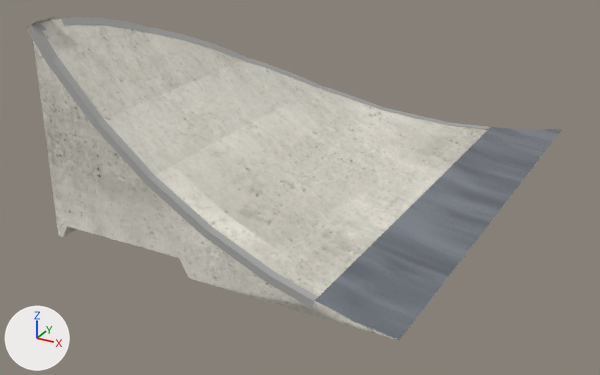
The glTF model public/katalog/modelle/cross-ramp-98l.gltf as it was, and as the next commit left it.
Camera for both pictures: a camera (50 mm lens) standing at (1.68, -3.58, 1.66) and looking at (-0.12, -0.31, 0.03). Arrows for +X, +Y and +Z are at lower left; the lights stay in place. The first picture is the older version. Vertices at exactly the same position are counted once.

The scene before the commit, as lines of its bpy script (objects in view):
```python
ob_sk1227_cross_ramp__98l_001 = bpy.data.objects.new('SK1227_Cross-Ramp-_98L.001', me_sk1227_cross_ramp__98l_001)
ob_sk1227_cross_ramp__98l_001.location = (0.0, 0.0, 0.0)
```
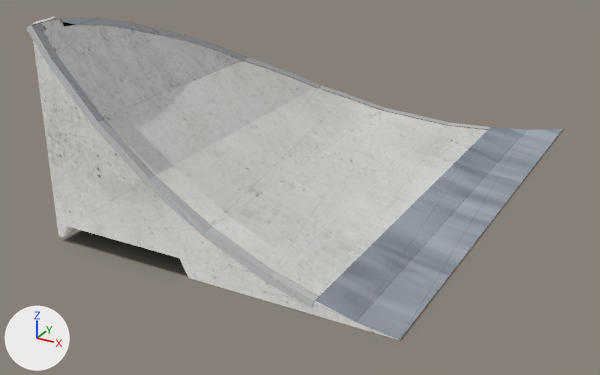
Where the change shows, as pixel boxes (x1, y1, x2, y2) in the pictures (600 x 375 px; the box of a moved part takes in the faces that stretch with it):
'SK1227_Cross-Ramp-_98L.001', surface changed
    both: (27, 16, 563, 340)
'Schatten', added
    after: (64, 130, 563, 340)
part 1 of me_sk1227_cross_ramp__98l_001, moved or reshaped
    both: (32, 17, 151, 59)
part 2 of me_sk1227_cross_ramp__98l_001, surface changed
    both: (29, 16, 399, 340)

What changed in the scene script:
```text
Add img_cross_ramp_98l_licht:
    img_cross_ramp_98l_licht = load_image('cross-ramp-98l_licht', 'texturen/cross-ramp-98l_licht.jpg', 2048, 2048, 'sRGB')
Add img_cross_ramp_98l_schatten:
    img_cross_ramp_98l_schatten = load_image('cross-ramp-98l_schatten', 'texturen/cross-ramp-98l_schatten.png', 202, 317, 'sRGB')
Change mat_beton_web_046:
    remove # nodes: BsdfPrincipled, NormalMap, OutputMaterial, TexImage x2, UVMap x2
    remove # uses the picture img_cross_ramp_98l_farbe
    remove # uses the picture img_cross_ramp_98l_normal
    nodes: BsdfTransparent, Emission, LightPath, MixShader, OutputMaterial, TexImage, UVMap
    uses the picture img_cross_ramp_98l_licht
Change mat_stahl_web_032:
    remove # nodes: BsdfPrincipled, NormalMap, OutputMaterial, TexImage x2, UVMap x2
    remove # uses the picture img_cross_ramp_98l_farbe
    remove # uses the picture img_cross_ramp_98l_normal
    nodes: BsdfTransparent, Emission, LightPath, MixShader, OutputMaterial, TexImage, UVMap
    uses the picture img_cross_ramp_98l_licht
Change mat_kantenwinkel_web_031:
    remove # nodes: BsdfPrincipled, NormalMap, OutputMaterial, TexImage x2, UVMap x2
    remove # uses the picture img_cross_ramp_98l_farbe
    remove # uses the picture img_cross_ramp_98l_normal
    nodes: BsdfTransparent, Emission, LightPath, MixShader, OutputMaterial, TexImage, UVMap
    uses the picture img_cross_ramp_98l_licht
Add mat_schatten_040:
    mat_schatten_040 = bpy.data.materials.new('Schatten.040')
    # uses the picture img_cross_ramp_98l_schatten
Change me_sk1227_cross_ramp__98l_001:
    where me_sk1227_cross_ramp__98l_001.from_pydata(...)  # 627 vertices, 445 faces; spans x -0.83..0.8, y -1.25..1.25, z 0.0..0.96
    used by ob_sk1227_cross_ramp__98l_001; location = (0.0, 0.0, 0.0)
    me_sk1227_cross_ramp__98l_001 part 1
    14 faces are deleted
    3 new faces join them, mat_beton_web_046
    11 new faces join them, mat_kantenwinkel_web_031
    me_sk1227_cross_ramp__98l_001 part 2: 199 kept faces spanning x -0.83..0.8, y -1.25..1.25, z 0.0..0.96 get new texture (UV) coordinates
Add me_schatten:
    me_schatten.from_pydata(...)  # 4 vertices, 2 faces; spans x -0.82..0.84, y -1.33..1.29, z 0.0
    me_schatten.materials.append(mat_schatten_040)
Add ob_schatten:
    ob_schatten = bpy.data.objects.new('Schatten', me_schatten)
    ob_schatten.location = (0.0, 0.0, 0.0)
```
